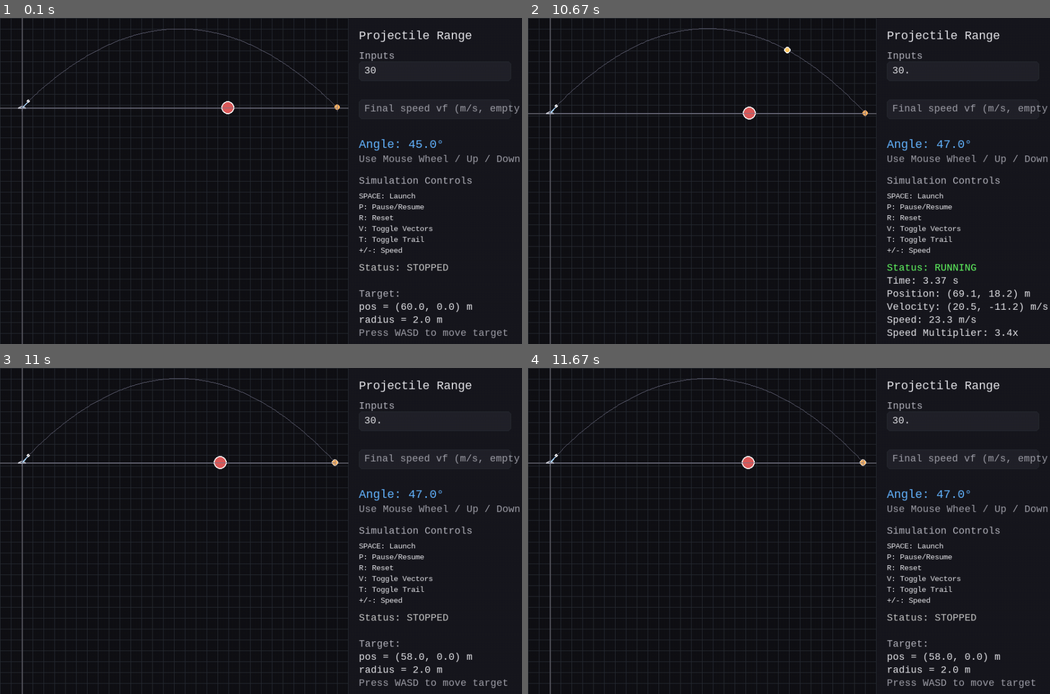
Above: before the commit, frames 1-4 (two rows, left to right).
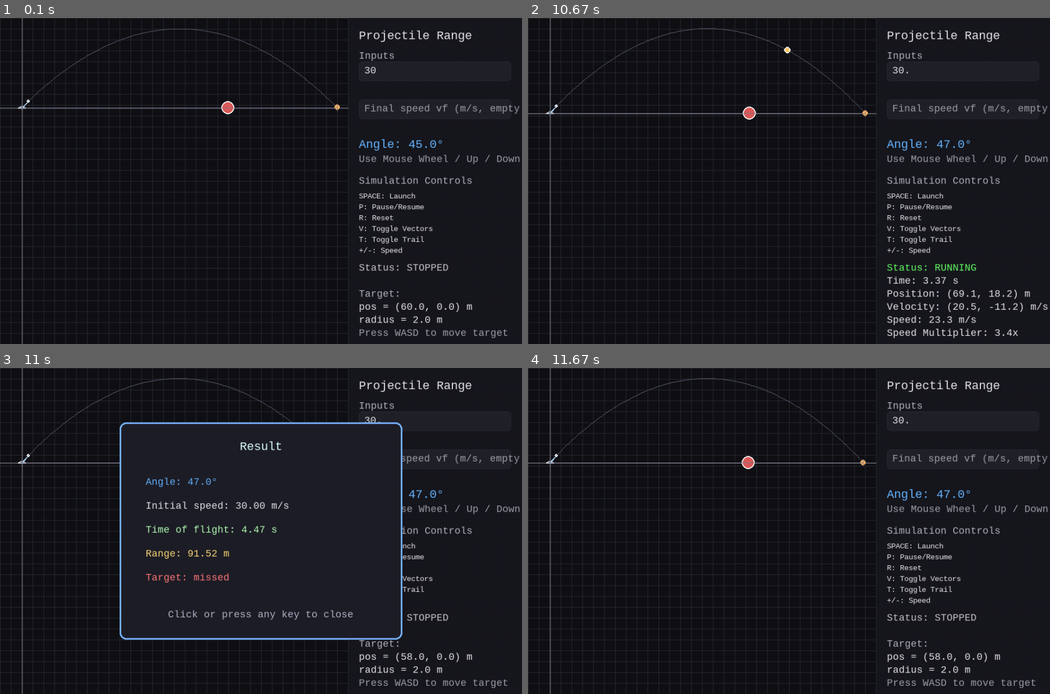
Above: after the commit, the same moments.

Repository: Kyeom-1/PyGameC
Game: pygame game, started from main.py
Two runs of this game, one before a commit and one after it. Both use one fixed random seed, a clock stepped at 60 frames per second and the inputs below.
Inputs (mouse positions are in pixels of both pictures, inside the frame that each line leads up to):
- Up to frame 1 (0.1 s): no input
- Up to frame 2 (10.67 s): tap Space at 0.33, 3.05, 3.35, 3.6, 3.93, 4.73, 5.4, 5.73, 6.13, 7.53, 8.2, 8.93, 9.67 s; tap A at 0.67 s; hold - 1-1.47 s; hold Up 1-1.47 s; hold P 1.55-2.02 s; hold Up 1.55-2.02 s; tap T at 1.7, 3.68, 4.82, 5.82, 9.02 s; hold V 2.1-2.57 s; hold Up 2.1-2.57 s; tap = at 2.25, 4.02, 6.22, 8.28 s; tap Enter at 2.65, 7.8 s; hold Up 2.98-3.45 s; hold Down 3.53-3.83 s; hold Up 3.87-4.23 s; hold Up 4.67-4.97 s; click "30" at 5.05 s; hold Down 5.33-5.63 s; hold Up 5.67-6.03 s; hold Down 6.07-6.43 s; tap . at 6.8 s; tap W at 7.13 s; hold Down 7.47-7.77 s; hold Up 8.13-8.5 s; click (715, 112) at 8.58 s; hold Down 8.87-9.23 s; hold Down 9.6-9.9 s; click "Angle: 47.0°" at 9.98 s; tap S at 10.27 s; click (950, 174) at 10.65 s
- Up to frame 3 (11 s): tap Enter at 10.93 s
- Up to frame 4 (11.67 s): tap . at 11.27 s

Frames 1-2 are identical in both runs. In frame 3, 3.6% of the frame differs, in the area x 22-78%, y 16-84%; in frame 4, less than 0.1%.

Commit message:
Some Improvements

Diff:
--- a/main.py
+++ b/main.py
@@ -1,7 +1,34 @@
+import sys
+
+import pygame
+
 import math
 import sys
-
 import pygame
+def show_popup(screen, font, big_font, lines, window_width, window_height):
+	# Draw a modal popup in the center of the screen
+	popup_w, popup_h = 520, 400  # Further increased size
+	popup_x = (window_width - popup_w) // 2
+	popup_y = (window_height - popup_h) // 2
+	popup_rect = pygame.Rect(popup_x, popup_y, popup_w, popup_h)
+	# Background
+	pygame.draw.rect(screen, (30, 30, 40), popup_rect, border_radius=12)
+	pygame.draw.rect(screen, (120, 180, 255), popup_rect, width=3, border_radius=12)
+	# Title
+	title = big_font.render("Result", True, (220, 255, 255))
+	screen.blit(title, (popup_x + (popup_w - title.get_width()) // 2, popup_y + 32))
+	# Content (more vertical spacing)
+	content_top = popup_y + 100
+	line_spacing = 44
+	for i, (msg, col) in enumerate(lines):
+		r = font.render(msg, True, col)
+		screen.blit(r, (popup_x + 48, content_top + i * line_spacing))
+	# Dismiss hint, placed well below the last line
+	hint = font.render("Click or press any key to close", True, (180, 180, 200))
+	hint_y = content_top + len(lines) * line_spacing + 24
+	# Ensure the hint doesn't go outside the popup
+	hint_y = min(hint_y, popup_y + popup_h - 48)
+	screen.blit(hint, (popup_x + (popup_w - hint.get_width()) // 2, hint_y))
 
 
 # Constants
@@ -304,22 +331,36 @@
 	input_vi.text = "30"
 	input_vf.text = ""
 
+
+	popup_active = False
+	popup_lines = []
+	popup_result = None
+
 	running = True
 	while running:
 		dt = clock.tick(FPS) / 1000.0
 
 		for event in pygame.event.get():
+			if popup_active:
+				if event.type == pygame.QUIT:
+					running = False
+				elif event.type in (pygame.KEYDOWN, pygame.MOUSEBUTTONDOWN):
+					popup_active = False
+					# Reset projectile state so popup doesn't reappear
+					sim.stop()
+					sim.position = (0.0, 0.0)
+					hit_target = False
+				continue
+
 			if event.type == pygame.QUIT:
 				running = False
 			elif event.type == pygame.VIDEORESIZE:
-				# Handle window resize with minimum constraints
-				window_width = max(640, event.w)  # Minimum width
-				window_height = max(480, event.h)  # Minimum height
+				window_width = max(640, event.w)
+				window_height = max(480, event.h)
 				screen = pygame.display.set_mode((window_width, window_height), pygame.RESIZABLE)
 				update_layout()
 			elif event.type == pygame.KEYDOWN and event.key == pygame.K_ESCAPE:
 				running = False
-			# Angle controls: mouse wheel and arrow keys
 			elif event.type == pygame.MOUSEWHEEL:
 				angle_deg += event.y * 1.5
 				angle_deg = clamp(angle_deg, angle_min, angle_max)
@@ -329,7 +370,6 @@
 				elif event.key == pygame.K_DOWN:
 					angle_deg -= 1.0
 				elif event.key == pygame.K_SPACE:
-					# Launch simulation
 					vi = input_vi.get_value()
 					vf = input_vf.get_value()
 					if vi is not None and vi > 0:
@@ -341,25 +381,20 @@
 						sim.launch(vi, angle_deg, delta_y)
 						hit_target = False
 						explosion_time = 0.0
+						popup_active = False
 				elif event.key == pygame.K_p:
-					# Pause/Resume
 					sim.toggle_pause()
 				elif event.key == pygame.K_r:
-					# Reset
 					sim.stop()
+					popup_active = False
 				elif event.key == pygame.K_v:
-					# Toggle vectors
 					show_vectors = not show_vectors
 				elif event.key == pygame.K_t:
-					# Toggle trail
 					show_trail = not show_trail
 				elif event.key == pygame.K_PLUS or event.key == pygame.K_EQUALS:
-					# Speed up
 					speed_multiplier = min(5.0, speed_multiplier * 1.5)
 				elif event.key == pygame.K_MINUS:
-					# Slow down
 					speed_multiplier = max(0.1, speed_multiplier / 1.5)
-				# Move enemy/target with WASD
 				elif event.key == pygame.K_a:
 					enemy_pos[0] -= 2.0
 				elif event.key == pygame.K_d:
@@ -370,26 +405,24 @@
 					enemy_pos[1] -= 2.0
 				angle_deg = clamp(angle_deg, angle_min, angle_max)
 
-			# Input handling
 			input_vi.handle_event(event)
 			input_vf.handle_event(event)
 
-		input_vi.update(dt)
-		input_vf.update(dt)
-
-		# Update simulation
-		sim.update(dt, speed_multiplier)
-
-		# Check hit against enemy/target while running
-		if sim.is_running and not hit_target:
-			dx = sim.position[0] - enemy_pos[0]
-			dy = sim.position[1] - enemy_pos[1]
-			if dx * dx + dy * dy <= enemy_radius_m * enemy_radius_m:
-				hit_target = True
-				explosion_time = 0.5  # seconds
-				sim.stop()
-		elif hit_target and explosion_time > 0.0:
-			explosion_time = max(0.0, explosion_time - dt)
+		if not popup_active:
+			input_vi.update(dt)
+			input_vf.update(dt)
+			sim.update(dt, speed_multiplier)
+
+			# Check hit against enemy/target while running
+			if sim.is_running and not hit_target:
+				dx = sim.position[0] - enemy_pos[0]
+				dy = sim.position[1] - enemy_pos[1]
+				if dx * dx + dy * dy <= enemy_radius_m * enemy_radius_m:
+					hit_target = True
+					explosion_time = 0.5
+					sim.stop()
+			elif hit_target and explosion_time > 0.0:
+				explosion_time = max(0.0, explosion_time - dt)
 
 		screen.fill(BACKGROUND_COLOR)
 
@@ -438,14 +471,14 @@
 		theoretical_trajectory = []
 		theoretical_range = 0.0
 		theoretical_t_flight = 0.0
-
+		t_flight = None
+		vf_effective = None
 		if vi is not None and vi > 0:
 			if vf is None:
 				vf_effective = vi
 			else:
 				vf_effective = vf
 
-			# Determine landing height offset from speed difference
 			delta_y = compute_delta_y_from_speeds(vi, vf_effective, GRAVITY)
 			t_flight = solve_time_of_flight(vi, angle_deg, delta_y, GRAVITY)
 
@@ -620,6 +653,29 @@
 			r = font.render(msg, True, col)
 			screen.blit(r, (panel_rect.x + 20, info_y + i * 24))
 
+
+		# Show popup if simulation just ended (not running, not paused, and not already shown)
+		if not popup_active and not sim.is_running and (sim.position != (0, 0) or hit_target):
+			# Only show if a launch was performed
+			if t_flight is not None and t_flight > 0:
+				popup_lines = []
+				popup_lines.append((f"Angle: {angle_deg:.1f}°", ACCENT_COLOR))
+				popup_lines.append((f"Initial speed: {vi:.2f} m/s", TEXT_COLOR))
+				if vf is not None:
+					popup_lines.append((f"Final speed: {vf:.2f} m/s", TEXT_COLOR))
+				popup_lines.append((f"Time of flight: {t_flight:.2f} s", (180,255,180)))
+				popup_lines.append((f"Range: {theoretical_range:.2f} m", (255,220,120)))
+				if hit_target:
+					popup_lines.append(("Target: HIT!", (120,255,120)))
+				else:
+					popup_lines.append(("Target: missed", (255,120,120)))
+				popup_active = True
+
+		if popup_active:
+			show_popup(screen, font, big_font, popup_lines, window_width, window_height)
+			pygame.display.flip()
+			continue
+
 		pygame.display.flip()
 
 	pygame.quit()
